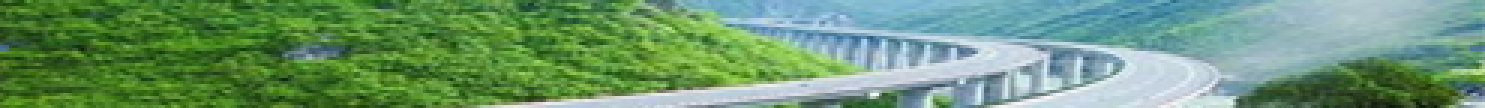
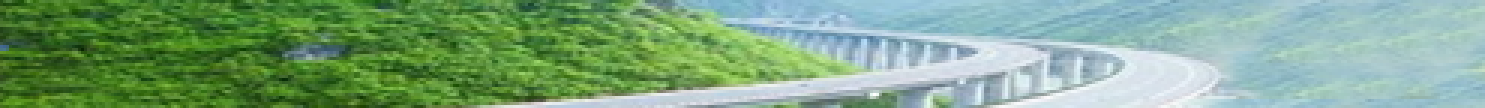
Revision of a layered 1485 x 108 image; what changed, layer by layer:
added layer "图层 5" (addition, 40%) above "图层 3" over [480, 0, 1485, 108]
painted on "图层 3" over [1182, 0, 1485, 108]
